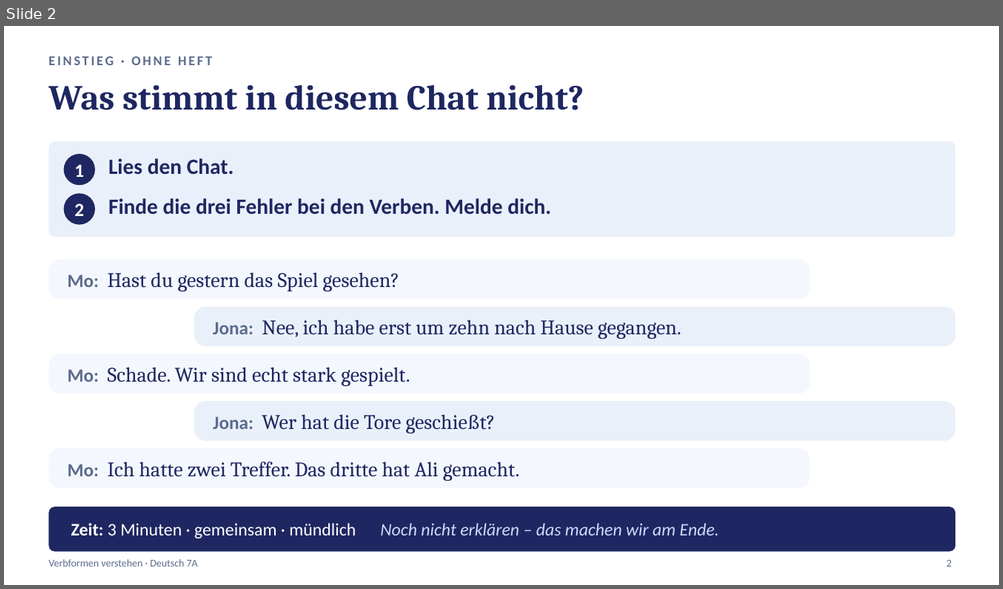
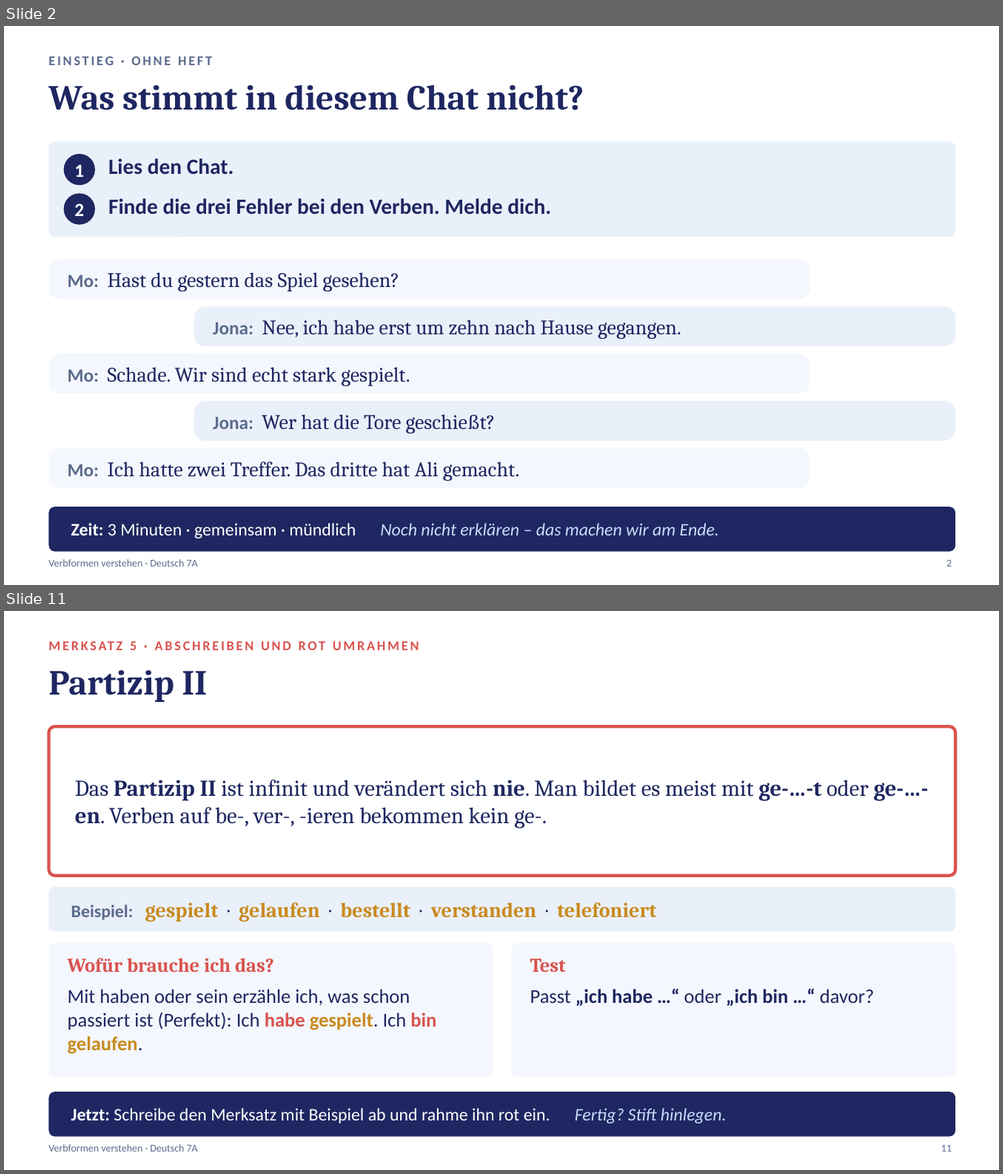
Before and after one commit to golzkonstantin-gif/Schule, a slide deck: Deutsch_7A/Verbformen_verstehen/Aufgaben_Verbformen_verstehen.pptx. Shown one above the other, each under a label of ours: slide 2 before the commit, slides 2 and 11 after it; the slides between them are not shown. The pictures are 1003x589 and 1003x1174 pixels, drawn with LibreOffice and Linux fonts; fonts in the diff are those of the drawing. Boxes give left, top, right and bottom in pixels: in the first picture for what was removed or moved away, otherwise in the second. Text is boxed around its words. In the diff, an @@ line names an element or a change of style, - is before the commit and + after.

```diff
--- a/Deutsch_7A/Verbformen_verstehen/Aufgaben_Verbformen_verstehen.pptx
+++ b/Deutsch_7A/Verbformen_verstehen/Aufgaben_Verbformen_verstehen.pptx
@@ slide 11 added at bbox=[4, 611, 999, 1170], background #FFFFFF @@
@@ text added at bbox=[130, 641, 136, 650], 13 pt, text #D9534F, bold @@
+MERKSATZ 5 · ABSCHREIBEN UND ROT UMRAHMEN
@@ text added at bbox=[48, 670, 207, 702], 34 pt, text #1E2761, bold @@
+Partizip II
@@ rounded rectangle added at bbox=[48, 726, 956, 876], fill #FFFFFF, outline #D9534F 3 pt @@
@@ text added at bbox=[75, 780, 928, 829], 22 pt, text #1E2761 @@
+Das Partizip II ist infinit und verändert sich nie. Man bildet es meist mit ge-…-t oder ge-…-en. Verben auf be-, ver-, -ieren bekommen kein ge-.
@@ rounded rectangle added at bbox=[48, 887, 956, 932], fill #EAF0FA @@
@@ text added at bbox=[71, 903, 656, 922], 20 pt, text #C98A1E, bold @@
+Beispiel: gespielt · gelaufen · bestellt · verstanden · telefoniert
@@ rounded rectangle added at bbox=[48, 943, 492, 1077], fill #F4F7FD @@
@@ rounded rectangle added at bbox=[512, 943, 956, 1077], fill #F4F7FD @@
@@ text added at bbox=[68, 958, 274, 973], 19 pt, text #D9534F, bold @@
+Wofür brauche ich das?
@@ text added at bbox=[530, 959, 566, 972], 19 pt, text #D9534F, bold @@
+Test
@@ text added at bbox=[68, 989, 436, 1054], 19 pt, text #1E2761 @@
+Mit haben oder sein erzähle ich, was schon passiert ist (Perfekt): Ich habe gespielt. Ich bin gelaufen.
@@ text added at bbox=[530, 989, 874, 1006], 19 pt, text #1E2761, bold @@
+Passt „ich habe …“ oder „ich bin …“ davor?
@@ rounded rectangle added at bbox=[48, 1092, 956, 1137], fill #1E2761 @@
@@ text added at bbox=[71, 1108, 726, 1124], 17 pt, text #FFFFFF @@
+Jetzt: Schreibe den Merksatz mit Beispiel ab und rahme ihn rot ein. Fertig? Stift hinlegen.
@@ text added at bbox=[48, 1145, 198, 1152], 10 pt, text #5B6B8C @@
+Verbformen verstehen · Deutsch 7A
@@ text added at bbox=[941, 1145, 951, 1152], 10 pt, text #5B6B8C @@
+11
```
Also in this commit, not shown: 10 slides changed, 6 other slides added, 7 other files.
